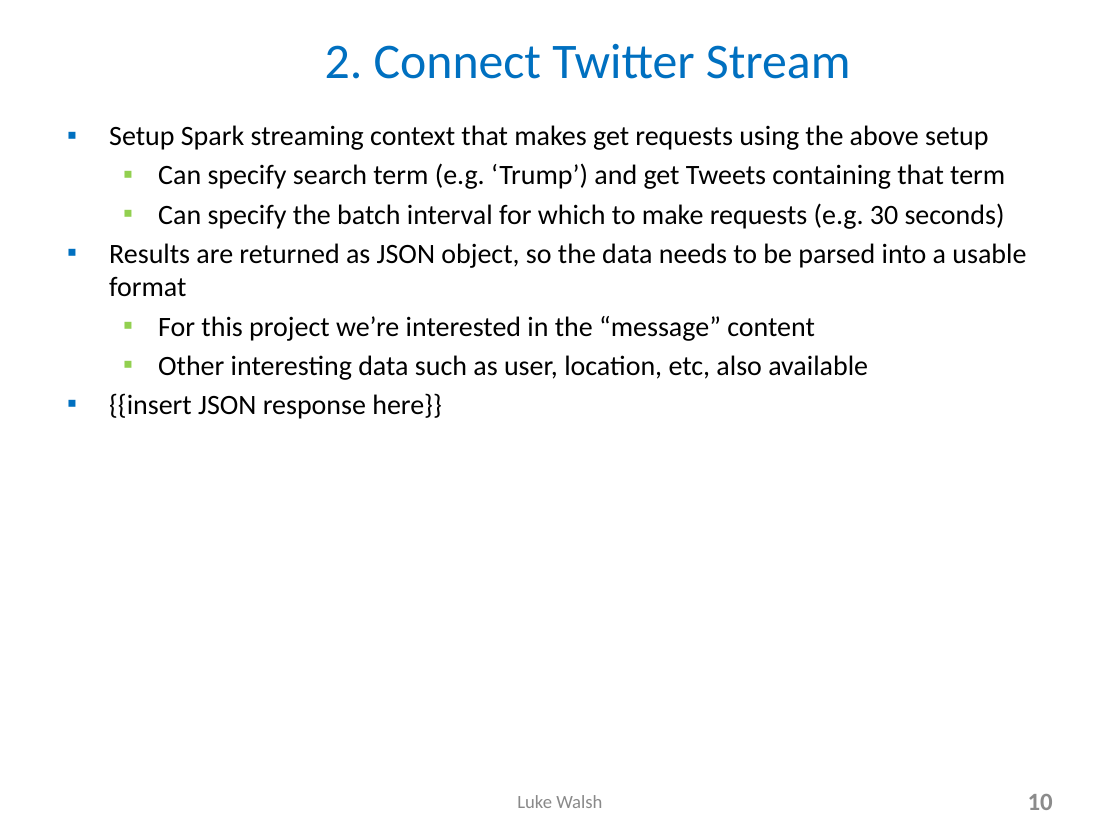
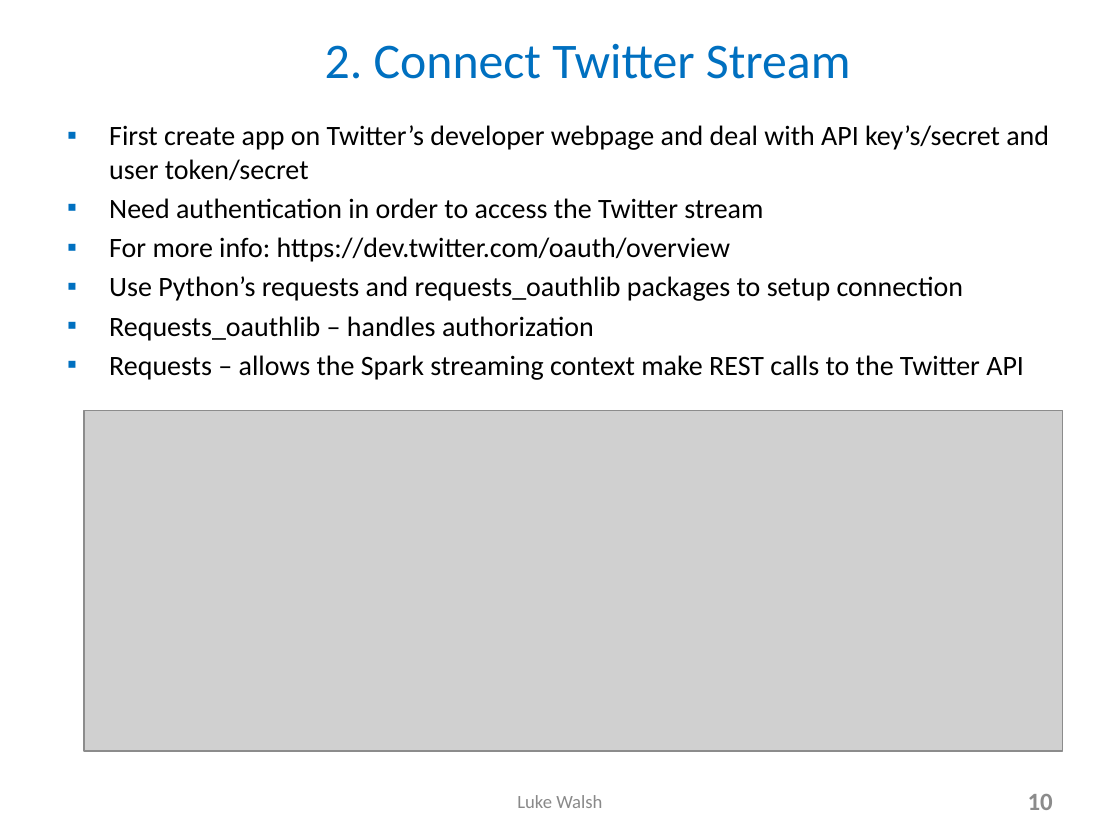
Before and after one commit to lukewalshct/Twitter_Sentiment, a slide deck: slide 10 of Spark_Streaming_NLTK_LWalsh_15min.pptx. Drawn at 1120x840 pixels with LibreOffice and Linux fonts; fonts in the diff are those of the drawing; grey boxes stand for pictures. Boxes give left, top, right and bottom in pixels: in the first picture for what was removed or moved away, otherwise in the second. Text is boxed around its words. In the diff, an @@ line names an element or a change of style, - is before the commit and + after.

```diff
--- a/Spark_Streaming_NLTK_LWalsh_15min.pptx
+++ b/Spark_Streaming_NLTK_LWalsh_15min.pptx
@@ text at (109, 125, 1049, 380): text changed @@
-▪ Setup Spark streaming context that makes get requests using the above setup
-  ▪ Can specify search term (e.g. ‘Trump’) and get Tweets containing that term
-  ▪ Can specify the batch interval for which to make requests (e.g. 30 seconds)
-▪ Results are returned as JSON object, so the data needs to be parsed into a usable format
-  ▪ For this project we’re interested in the “message” content
-  ▪ Other interesting data such as user, location, etc, also available
-▪ {{insert JSON response here}}
+▪ First create app on Twitter’s developer webpage and deal with API key’s/secret and user token/secret
+▪ Need authentication in order to access the Twitter stream
+▪ For more info: https://dev.twitter.com/oauth/overview
+▪ Use Python’s requests and requests_oauthlib packages to setup connection
+▪ Requests_oauthlib – handles authorization
+▪ Requests – allows the Spark streaming context make REST calls to the Twitter API
@@ picture added at (84, 410, 1063, 750) @@
```
Also in this commit, not shown: 2 other slides changed, 1 slide removed, 8 other files.
